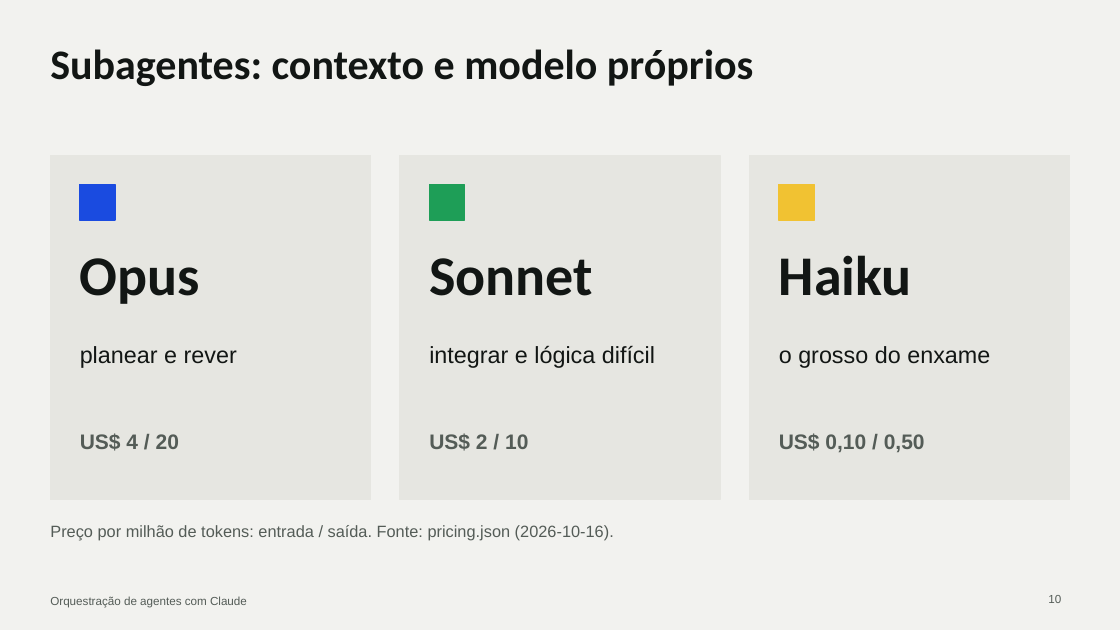
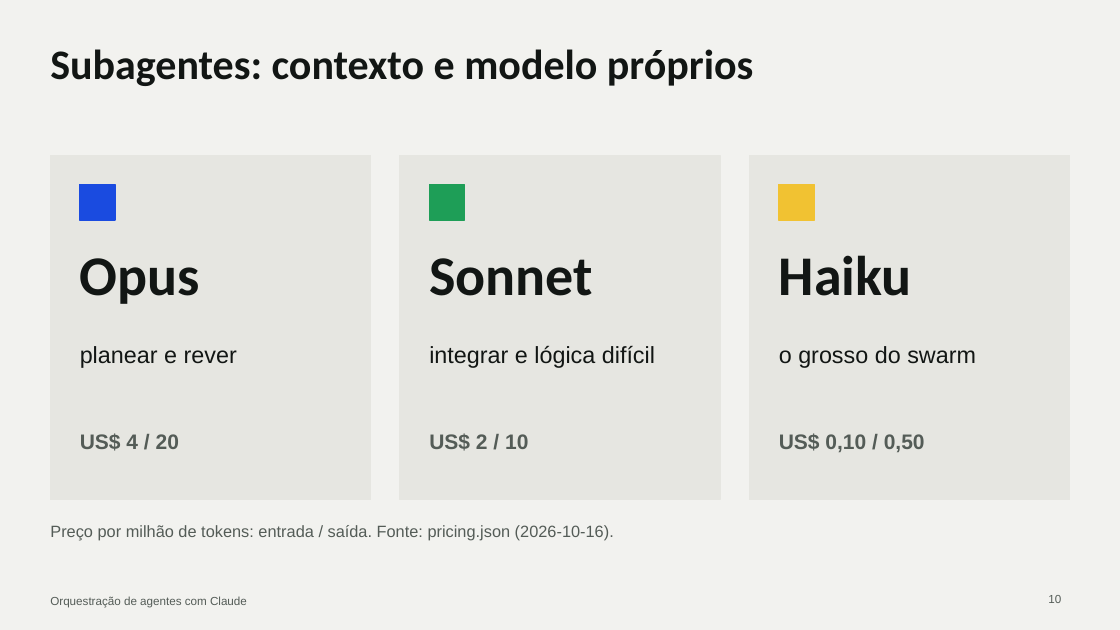
Before and after one commit to cx-guilherme-pinto/workshop-claude, a slide deck: slide 10 of slides/workshop.pptx. Drawn at 1120x630 pixels with LibreOffice and Linux fonts; fonts in the diff are those of the drawing. Boxes give left, top, right and bottom in pixels: in the first picture for what was removed or moved away, otherwise in the second. Text is boxed around its words. In the diff, an @@ line names an element or a change of style, - is before the commit and + after.

```diff
--- a/slides/workshop.pptx
+++ b/slides/workshop.pptx
@@ text at (x1=779, y1=346, x2=976, y2=368): text changed @@
-o grosso do enxame
+o grosso do swarm
```
Also in this commit, not shown: 12 other slides changed, 34 other files.
